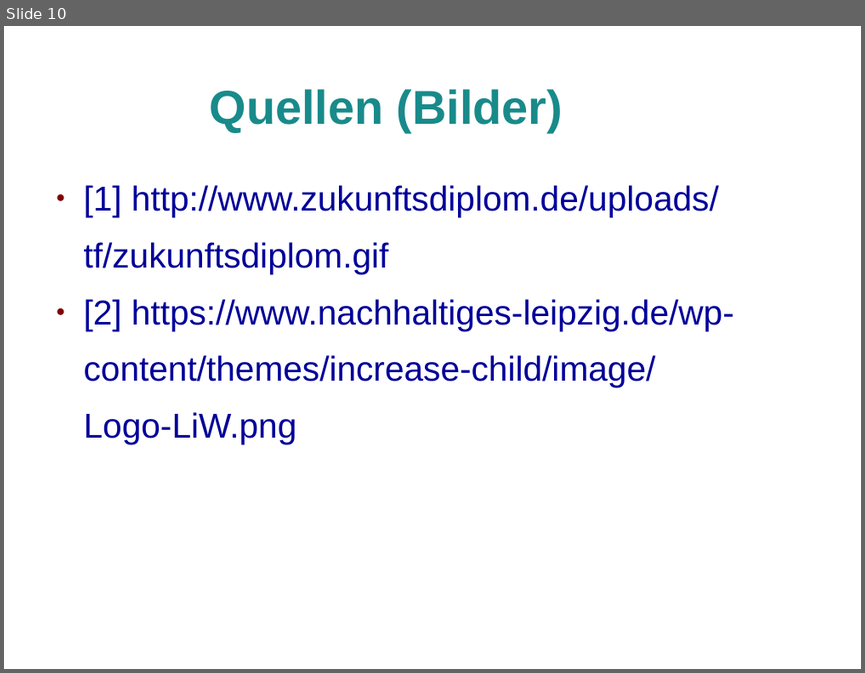
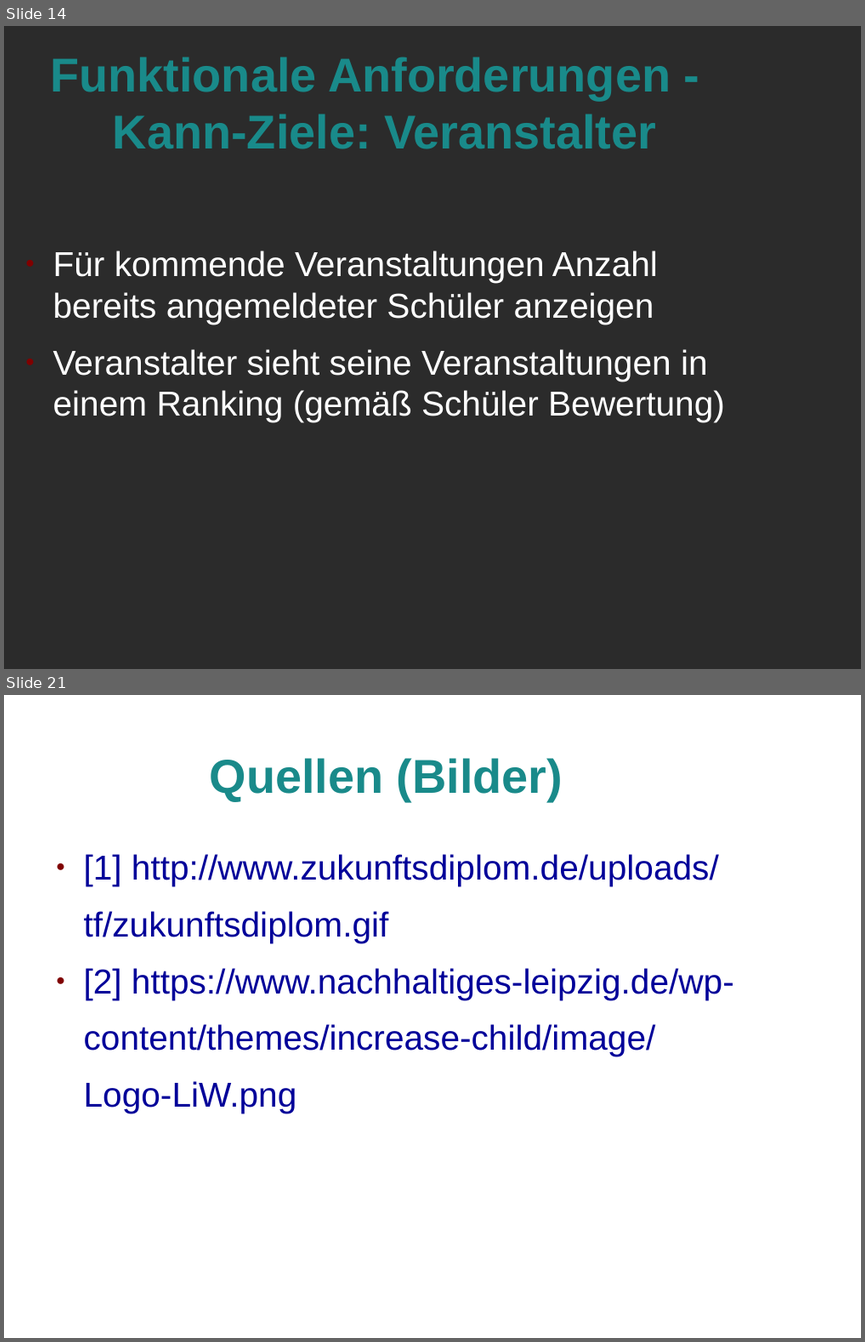
Before and after one commit to Marcel2603/hg17b, a slide deck: Dokumente/Review 1 Praesentation/Review 1.odp. Shown one above the other, each under a label of ours: slide 10 before the commit, slides 14 and 21 after it; the slides between them are not shown. The pictures are 865x673 and 865x1342 pixels, drawn with LibreOffice and Linux fonts; fonts in the diff are those of the drawing; background and template pictures are left out; a plain dark background stands for a picture behind light text. Boxes give left, top, right and bottom in pixels: in the first picture for what was removed or moved away, otherwise in the second. Text is boxed around its words. In the diff, an @@ line names an element or a change of style, - is before the commit and + after.

```diff
--- a/Dokumente/Review 1 Praesentation/Review 1.odp
+++ b/Dokumente/Review 1 Praesentation/Review 1.odp
@@ slide 14 added at bbox=[4, 26, 861, 669], background picture (left out) @@
@@ title added at bbox=[50, 57, 670, 149], 44 pt, text #198A8A, bold @@
+Funktionale Anforderungen -
+Kann-Ziele: Veranstalter
@@ text added at bbox=[53, 250, 725, 422], 32 pt, text #FFFFFF @@
+● Für kommende Veranstaltungen Anzahl bereits angemeldeter Schüler anzeigen
+● Veranstalter sieht seine Veranstaltungen in einem Ranking (gemäß Schüler Bewertung)
@@ what was slide 10 is now slide 21 @@
```
Also in this commit, not shown: 10 other slides added.
